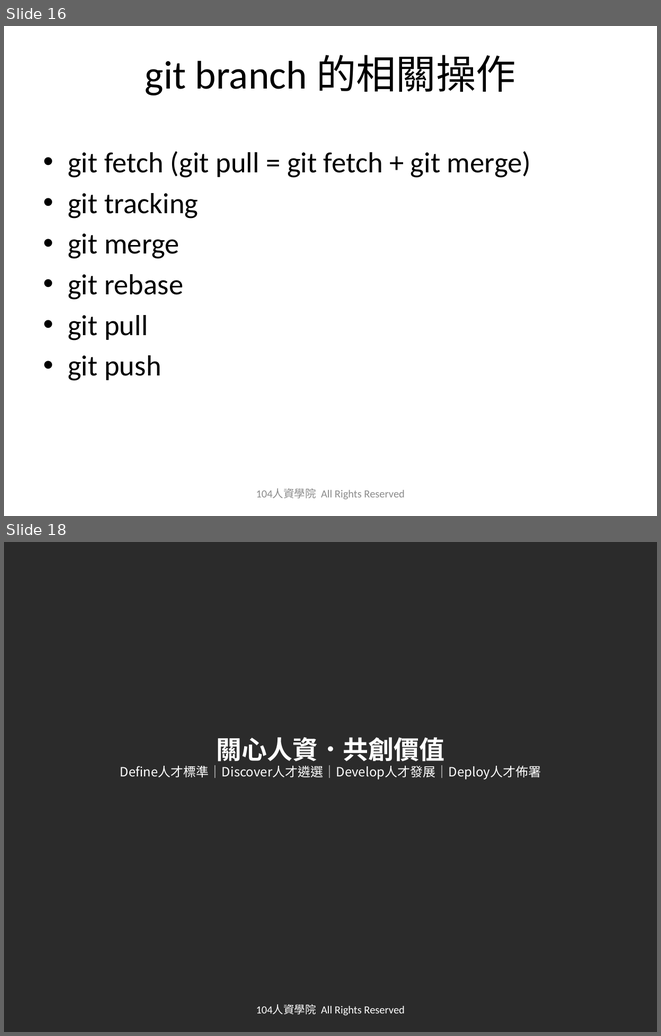
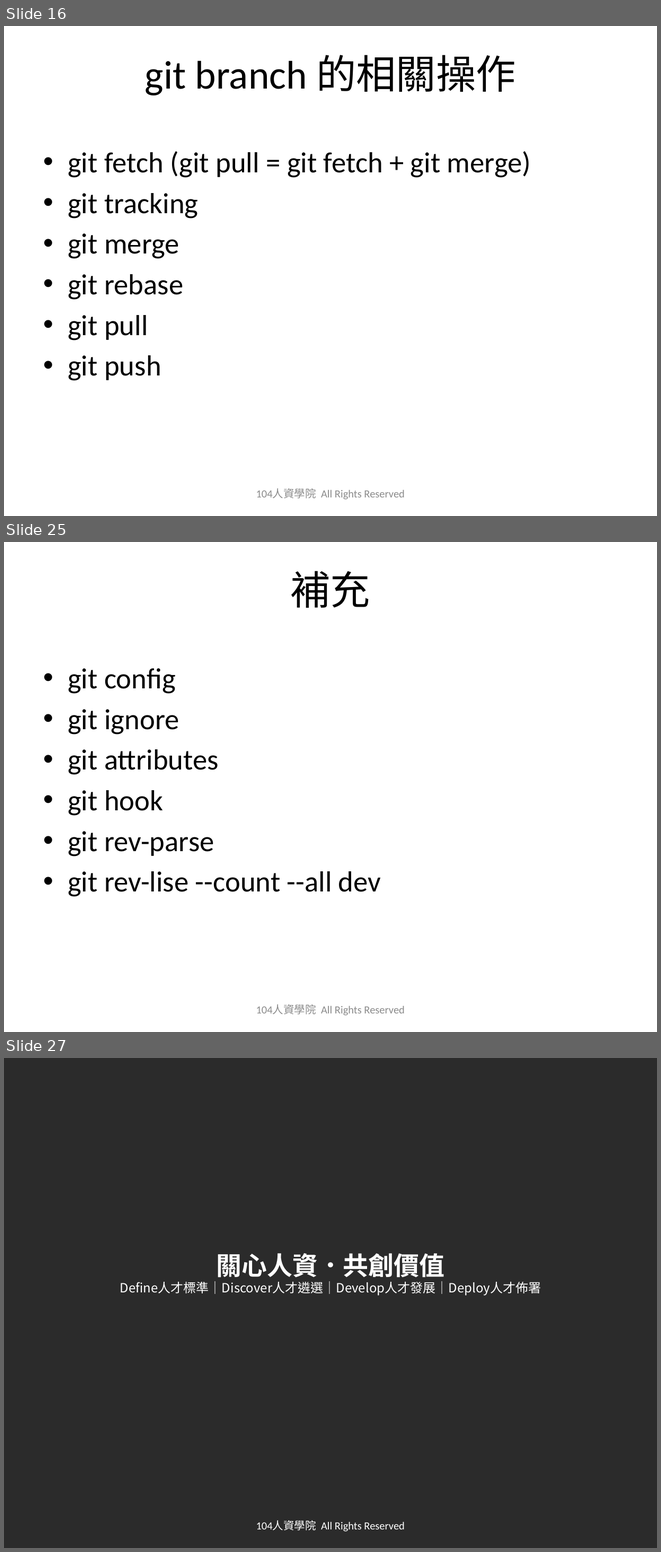
Before and after one commit to austinwang104/playGit, a slide deck: 2019_0627_Git_Share_HA.pptx. Shown one above the other, each under a label of ours: slides 16 and 18 before the commit, slides 16, 25 and 27 after it; the slides between them are not shown. The pictures are 661x1036 and 661x1552 pixels, drawn with LibreOffice and Linux fonts; fonts in the diff are those of the drawing; background and template pictures are left out; a plain dark background stands for a picture behind light text. Boxes give left, top, right and bottom in pixels: in the first picture for what was removed or moved away, otherwise in the second. Text is boxed around its words. In the diff, an @@ line names an element or a change of style, - is before the commit and + after.

```diff
--- a/2019_0627_Git_Share_HA.pptx
+++ b/2019_0627_Git_Share_HA.pptx
@@ slide 25 added at [4,542,657,1032], background picture (left out) @@
@@ title added at [291,571,371,608], 44 pt, text #000000 @@
+補充
@@ text added at [68,668,381,897], 32 pt, text #000000 @@
+• git config
+• git ignore
+• git attributes
+• git hook
+• git rev-parse
+• git rev-lise --count --all dev
@@ text added at [256,1004,405,1015], 12 pt, text #8C8C8C @@
+104人資學院 All Rights Reserved
@@ what was slide 18 is now slide 27 @@
```
Also in this commit, not shown: 1 slide changed, 8 other slides added, 1 other file.
